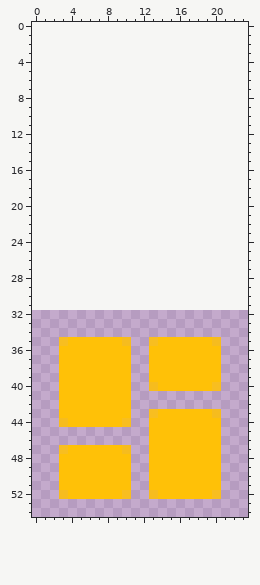
Pixel-art sprite: images/ic_dashboard.png. Above, as it was before the edit.
The file is 24x24 pixels. Colours within 5 levels of each other are drawn and written as one. The old version is drawn lined up with the new one, on the new canvas.
New version:
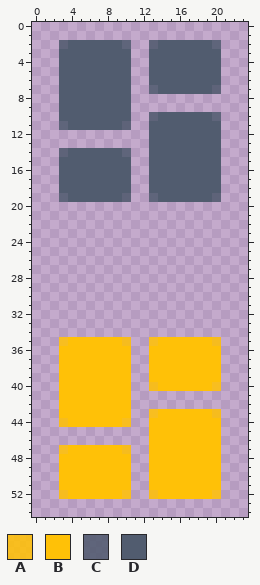
Palette (. is transparent): A #ffc107df  B #ffc107  C #515b6fdf  D #515c6f
From old to new:
canvas 24x24 -> 24x55, the old top-left corner now at 0,32 (the part of the old canvas that was cut away was empty and is not shown)
@@ x 0..23 @@
  1 ........................
- 2 ........................
- 3 ........................
- 4 ........................
- 5 ........................
- 6 ........................
- 7 ........................
- 8 ........................
- 9 ........................
-10 ........................
-11 ........................
-12 ........................
-13 ........................
-14 ........................
-15 ........................
-16 ........................
-17 ........................
-18 ........................
-19 ........................
+ 2 ...CDDDDDDC..CDDDDDDC...
+ 3 ...DDDDDDDD..DDDDDDDD...
+ 4 ...DDDDDDDD..DDDDDDDD...
+ 5 ...DDDDDDDD..DDDDDDDD...
+ 6 ...DDDDDDDD..DDDDDDDD...
+ 7 ...DDDDDDDD..CDDDDDDC...
+ 8 ...DDDDDDDD.............
+ 9 ...DDDDDDDD.............
+10 ...DDDDDDDD..CDDDDDDC...
+11 ...CDDDDDDC..DDDDDDDD...
+12 .............DDDDDDDD...
+13 .............DDDDDDDD...
+14 ...CDDDDDDC..DDDDDDDD...
+15 ...DDDDDDDD..DDDDDDDD...
+16 ...DDDDDDDD..DDDDDDDD...
+17 ...DDDDDDDD..DDDDDDDD...
+18 ...DDDDDDDD..DDDDDDDD...
+19 ...CDDDDDDC..CDDDDDDC...
 20 ........................
Changed places in both pictures, as pixel boxes (x1, y1, x2, y2):
added: (59, 40, 221, 202)
